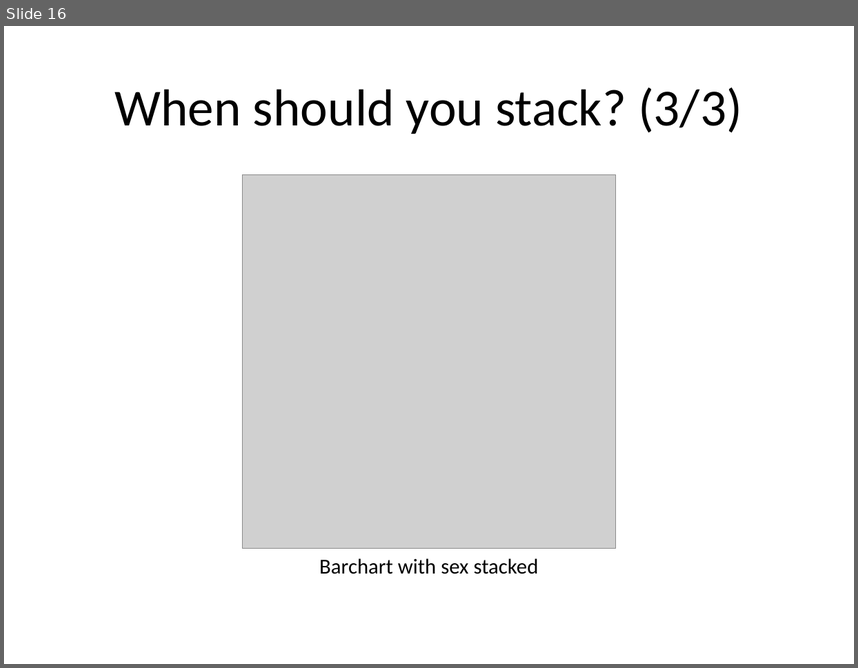
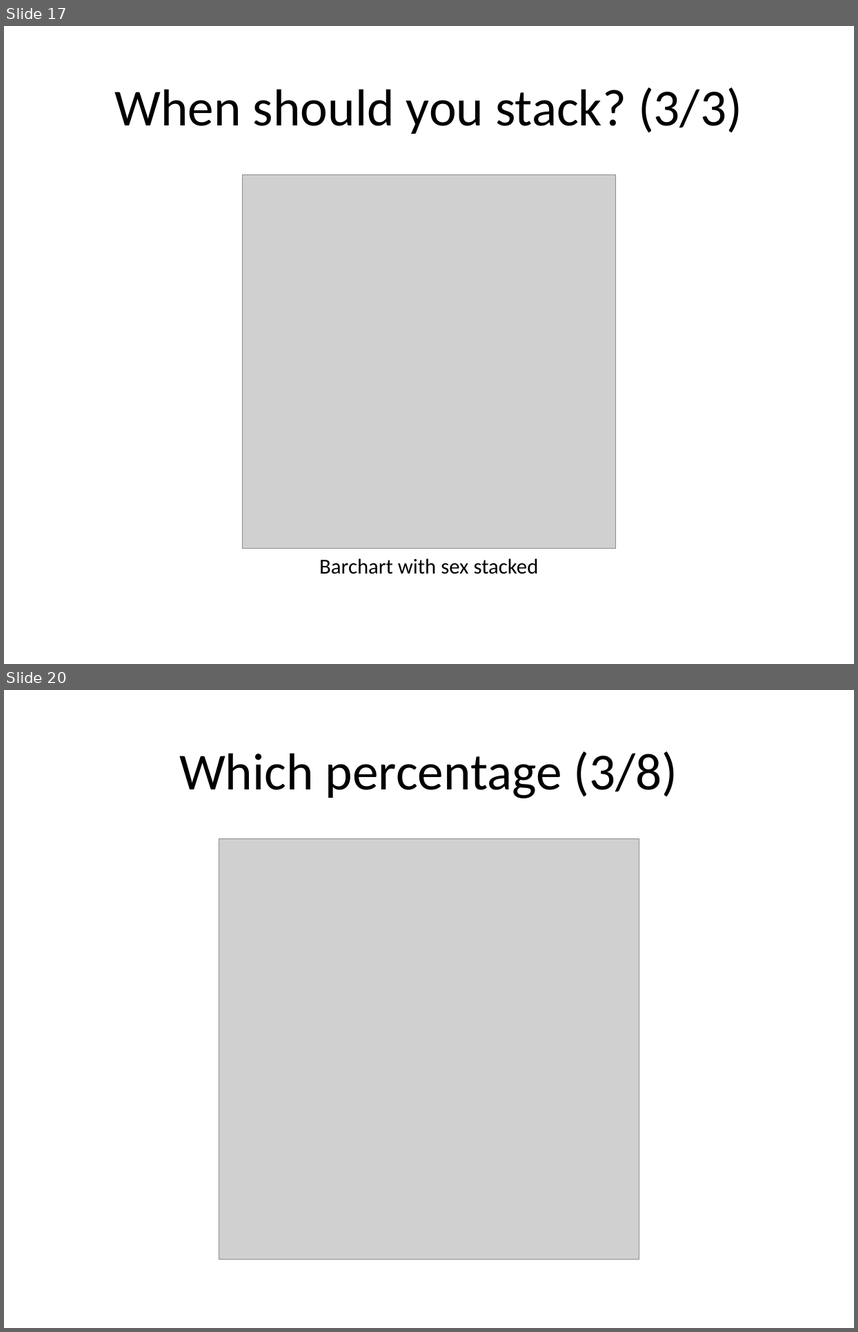
Before and after one commit to pmean/data-visualization, a slide deck: data-viz-02/component/recommendations-barcharts.pptx. Shown one above the other, each under a label of ours: slide 16 before the commit, slides 17 and 20 after it; the slides between them are not shown. The pictures are 858x668 and 858x1332 pixels, drawn with LibreOffice and Linux fonts; fonts in the diff are those of the drawing; grey boxes stand for pictures. Boxes give left, top, right and bottom in pixels: in the first picture for what was removed or moved away, otherwise in the second. Text is boxed around its words. In the diff, an @@ line names an element or a change of style, - is before the commit and + after.

```diff
--- a/data-viz-02/component/recommendations-barcharts.pptx
+++ b/data-viz-02/component/recommendations-barcharts.pptx
@@ slide 20 added at <box>4,690,854,1328</box>, background #FFFFFF @@
@@ title added at <box>179,751,678,798</box>, 44 pt, text #000000 @@
+Which percentage (3/8)
@@ picture added at <box>219,839,639,1259</box> @@
@@ what was slide 16 is now slide 17 @@
```
Also in this commit, not shown: 4 slides changed, 5 other slides added, 3 slides removed, 44 other files.
